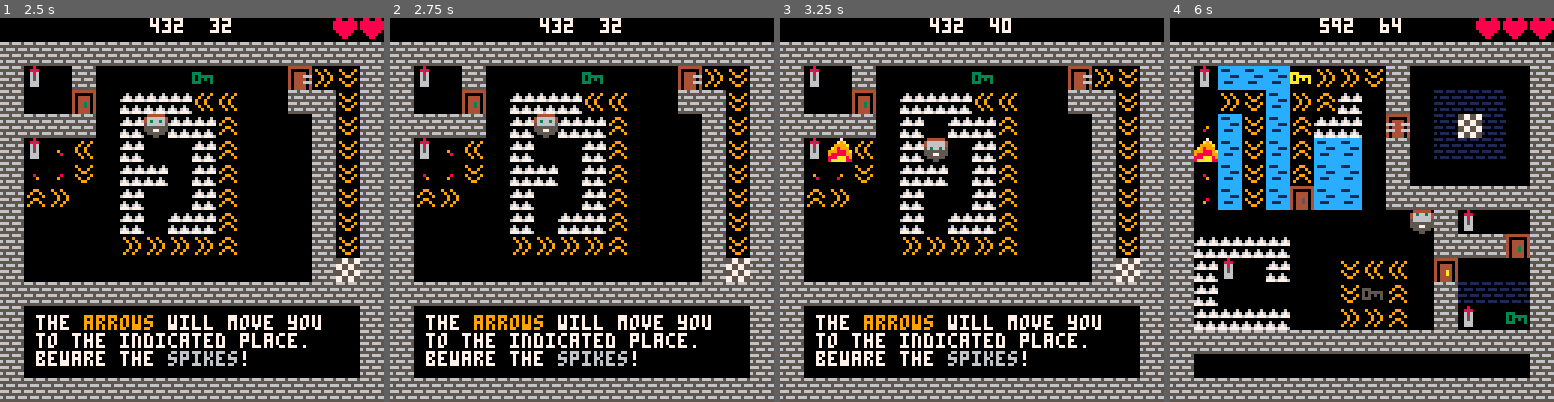
Above: before the commit, frames 1-4 (left to right).
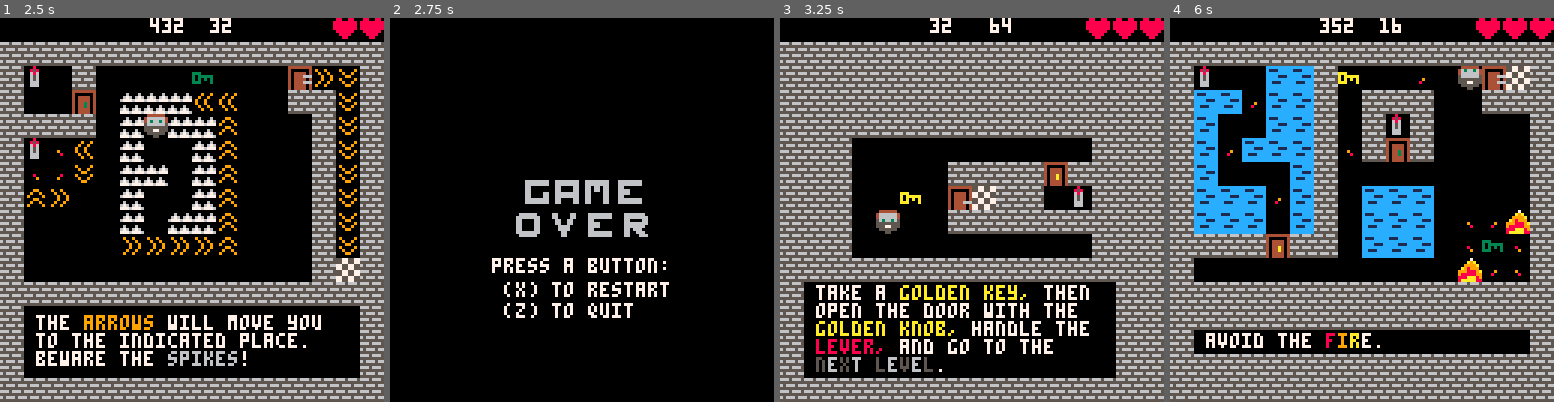
Above: after the commit, the same moments.

Repository: VedVid/picos-challange
Game: PICO-8 cartridge picoschallange.p8
The game is run twice, just before and just after one commit, with the same random seed, the same clock (stepped at 60 frames per second) and the same inputs.
Inputs:
- Up to frame 1 (2.5 s): tap O (Z key) at 0.33, 1.07, 2.22 s; tap Down at 0.7 s; tap X (X key) at 1.43, 2.07 s; hold Up from 1.97 s (still down)
- Up to frame 2 (2.75 s): release Up at 2.63 s; hold Right from 2.68 s (still down)
- Up to frame 3 (3.25 s): tap X (X key) at 2.82 s; release Right at 3.02 s; hold Down from 3.07 s (still down)
- Up to frame 4 (6 s): tap X (X key) every 0.75 s from 3.57 to 5.82 s; tap O (Z key) at 3.72, 5.22 s; release Down at 3.73 s; hold Left 3.78-4.12 s; hold Up 4.17-4.5 s; hold Left 4.55-5.05 s; hold Right 5.1-5.93 s; hold Up from 5.98 s (still down)

Frame 1 is identical in both runs. In frame 2, 46% of the frame differs, in the area x 0-100%, y 0-100%; in frame 3, 44%; in frame 4, 53%, in the area x 6-94%, y 0-94%.

Commit message:
Game over screen after the player character death is show, and it allows to restart or quit game. It may be a better way to quit a game than calling stop(), though. Still, it closes #5.

Diff:
--- a/picoschallange.p8
+++ b/picoschallange.p8
@@ -15,19 +15,23 @@
 end
 
 function _update()
- if debug then
-  if btnp(4) then
-   next_level()
-  end
- end
  move_player()
  update_player()
  update_level()
  update_frames()
+ if debug then
+  if btnp(4) then
+   next_level()
+  end
+ end
 end
 
 function _draw()
  cls()
+ if player.lives <= 0 then
+  game_over()
+  return
+ end
  map(0,0)
  spr(player.spr_current,
      player.x, player.y)
@@ -111,6 +115,16 @@
 function move_player()
  local x = player.x
  local y = player.y
+
+ if player.lives <= 0 then
+  if btnp(5) then
+   _init()
+   return
+  elseif btnp(4) then
+   cls()
+   stop()
+  end
+ end
 
  if btnp(0) then
   x -= 8
@@ -448,6 +462,21 @@
  return false
 end
 
+
+function game_over()
+ spr(7, 45+offset_x, 54+offset_y)
+ spr(8, 45+8+2+offset_x, 54+offset_y)
+ spr(9, 45+16+4+offset_x, 54+offset_y)
+ spr(10, 46+24+6+offset_x, 54+offset_y)
+ spr(11, 42+offset_x, 65+offset_y)
+ spr(12, 42+8+4+offset_x, 65+offset_y)
+ spr(13, 42+16+8+offset_x, 65+offset_y)
+ spr(14, 42+24+12+offset_x, 65+offset_y)
+ print("press a button:", 34+offset_x, 80+offset_y, 7)
+ print("(x) to restart", 38+offset_x, 88+offset_y, 7)
+ print("(z) to quit", 38+offset_x, 95+offset_y, 7)
+end
+
 -->8
 --levels' info
 
@@ -516,14 +545,14 @@
 end
 
 __gfx__
-00000000044444400444440000444440044444400444444008800880000000000000000000000000000000000000000000000000000000000000000000000000
-00000000466666644666664004666664463663644666666488888888000000000000000000000000000000000000000000000000000000000000000000000000
-00700700463663644363664004663634466666644666666488888888000000000000000000000000000000000000000000000000000000000000000000000000
-00077000566666655666665005666665566666655636636588888888000000000000000000000000000000000000000000000000000000000000000000000000
-00077000555555555555555005555555555555555555555508888880000000000000000000000000000000000000000000000000000000000000000000000000
-00700700555775555775550000555775555775555557755500888800000000000000000000000000000000000000000000000000000000000000000000000000
-00000000055555505555500000055555055555500555555000088000000000000000000000000000000000000000000000000000000000000000000000000000
-00000000000550000555000000005550000550000005500000000000000000000000000000000000000000000000000000000000000000000000000000000000
+00000000044444400444440000444440044444400444444008800880666666666666666666666666666666660666666066000066666666666666666000000000
+00000000466666644666664004666664463663644666666488888888666666666666666666666666666666666666666666000066666666666666666600000000
+00700700463663644363664004663634466666644666666488888888660000006600006666066066660000006600006606600660660000006600006600000000
+00077000566666655666665005666665566666655636636588888888660000006600006666066066666600006600006606600660666600006666666600000000
+00077000555555555555555005555555555555555555555508888880660000666666666666000066666600006600006600666600666600006666666000000000
+00700700555775555775550000555775555775555557755500888800660000666666666666000066660000006600006600666600660000006606660000000000
+00000000055555505555500000055555055555500555555000088000666666666600006666000066666666666666666600066000666666666600666000000000
+00000000000550000555000000005550000550000005500000000000666666666600006666000066666666660666666000066000666666666600066600000000
 66656665444444444444444444444444444444445577557744444444444444444444444444444444444444440008000000000000444444444444444444444444
 55555555400000044000000440000004400000045577557740000004400000044000000440000004400000040085800000666000400000044000000440000004
 65666566404444044044440440444404404444047755775540444404404444044044440440444404404000040068600000666000404000044040000440400004
